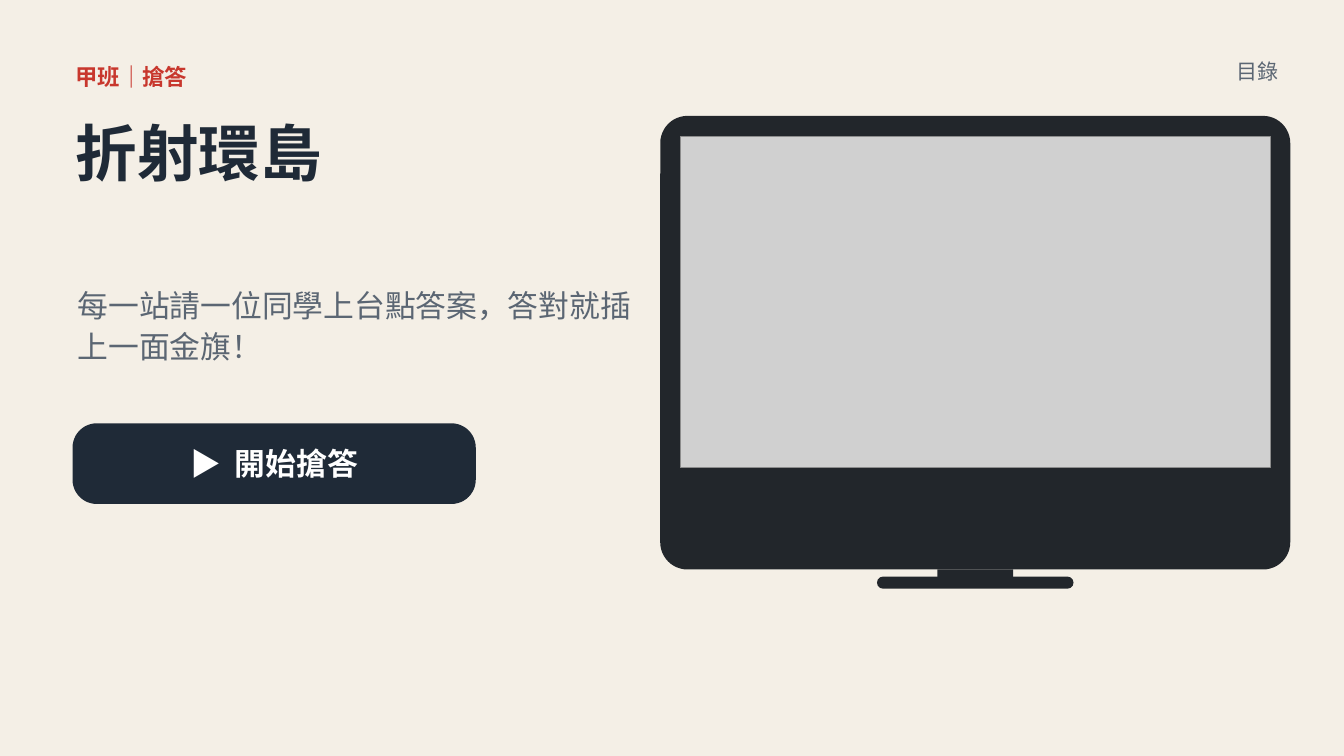
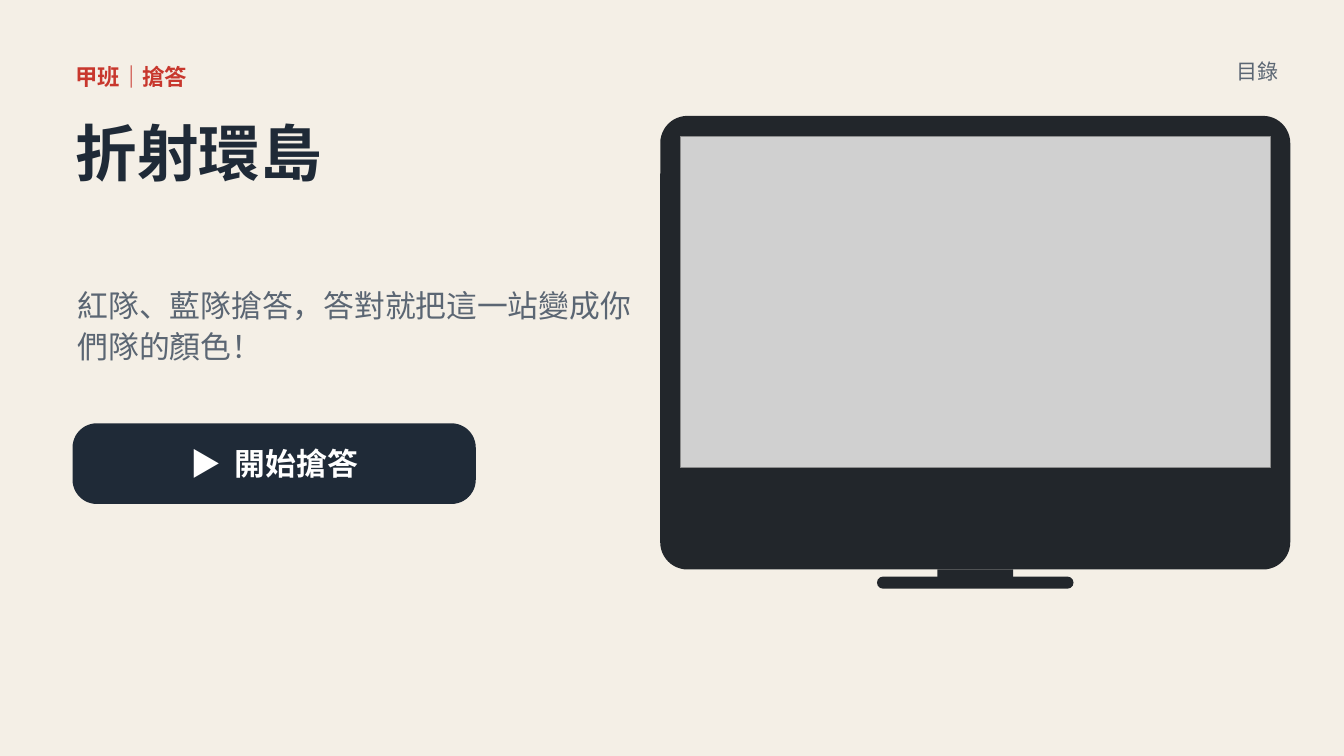
Before and after one commit to classtools1020/classtools1020.github.io, a slide deck: slide 7 of light-refract/1016/slides.pptx. Drawn at 1344x756 pixels with LibreOffice and Linux fonts; fonts in the diff are those of the drawing; grey boxes stand for pictures. Boxes give left, top, right and bottom in pixels: in the first picture for what was removed or moved away, otherwise in the second. Text is boxed around its words. In the diff, an @@ line names an element or a change of style, - is before the commit and + after.

```diff
--- a/light-refract/1016/slides.pptx
+++ b/light-refract/1016/slides.pptx
@@ text at bbox=[78, 291, 631, 361]: text changed @@
-每一站請一位同學上台點答案，答對就插上一面金旗！
+紅隊、藍隊搶答，答對就把這一站變成你們隊的顏色！
```
Also in this commit, not shown: 3 other slides changed, 17 slides removed, 8 other files.
